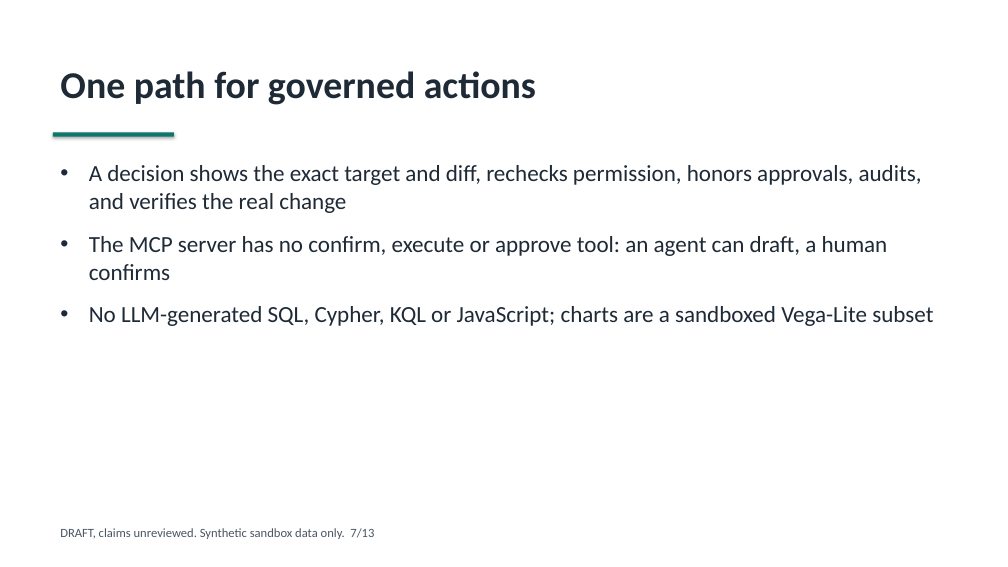
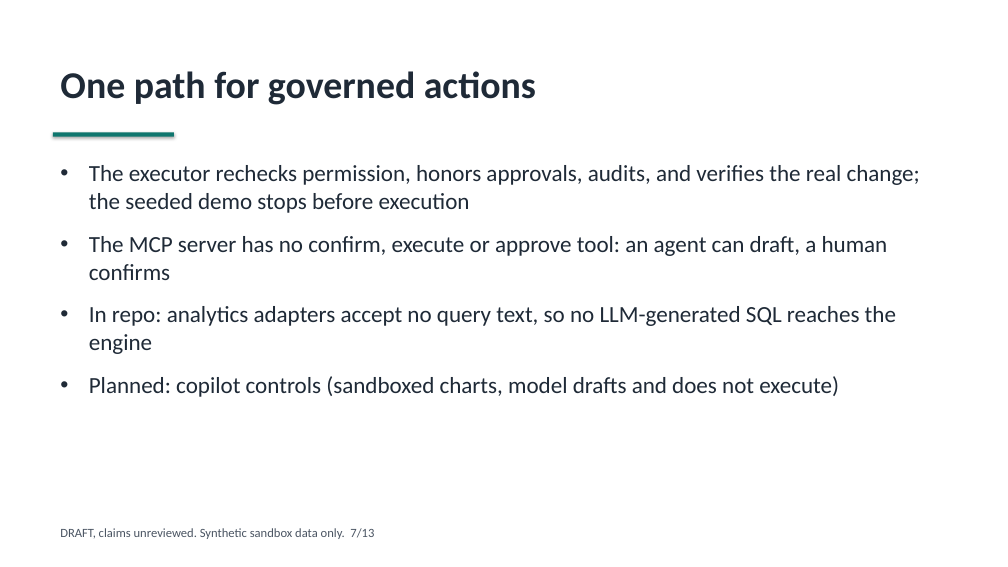
Before and after one commit to fgarofalo56/neurosphere, a slide deck: slide 7 of marketing/deck/neurosphere-walking-deck.pptx. Drawn at 1008x567 pixels with LibreOffice and Linux fonts; fonts in the diff are those of the drawing. Boxes give left, top, right and bottom in pixels: in the first picture for what was removed or moved away, otherwise in the second. Text is boxed around its words. In the diff, an @@ line names an element or a change of style, - is before the commit and + after.

```diff
--- a/marketing/deck/neurosphere-walking-deck.pptx
+++ b/marketing/deck/neurosphere-walking-deck.pptx
@@ text at <box>89,165,920,213</box>: text changed @@
-• A decision shows the exact target and diff, rechecks permission, honors approvals, audits, and verifies the real change
+• The executor rechecks permission, honors approvals, audits, and verifies the real change; the seeded demo stops before execution
@@ text at <box>89,306,896,397</box>: text changed @@
-• No LLM-generated SQL, Cypher, KQL or JavaScript; charts are a sandboxed Vega-Lite subset
+• In repo: analytics adapters accept no query text, so no LLM-generated SQL reaches the engine
+• Planned: copilot controls (sandboxed charts, model drafts and does not execute)
```
Also in this commit, not shown: 3 other slides changed, 12 other files.
